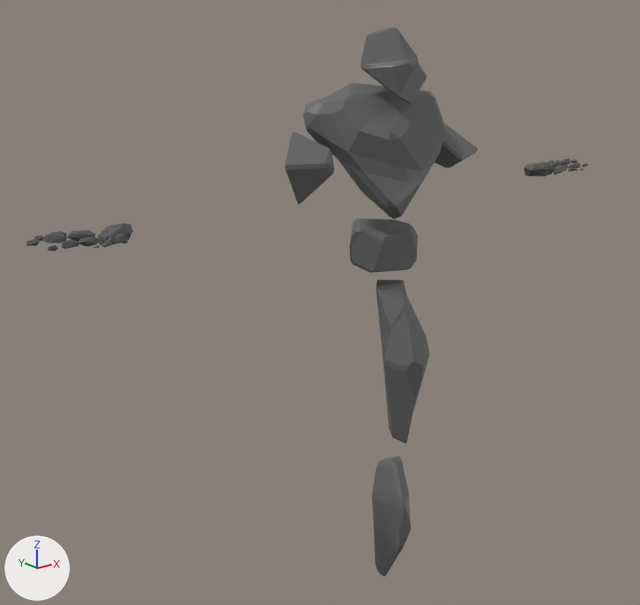
Two versions of the glTF model avatar/NPC_A_10.glb, one commit apart.
One viewpoint serves both versions: a camera (50 mm lens) standing at (-2.15, -2.41, 2.09) and looking at (-0.08, 0.18, 1.06). Arrows for +X, +Y and +Z are at lower left; the lights stay in place. Vertices at the same position are counted once.
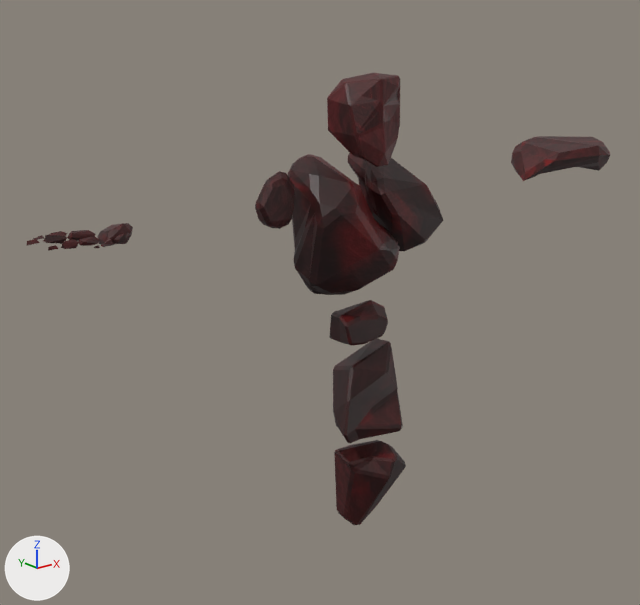
Where the change shows, as pixel boxes (x1, y1, x2, y2) in the pictures (640 x 605 px; the box of a moved part takes in the faces that stretch with it):
'Cube.103', deleted
    before: (303, 83, 446, 219)
'Vert.018', added
    after: (329, 300, 406, 525)
'Cube.129', added
    after: (288, 154, 400, 295)
'Cube.093', deleted
    before: (376, 280, 429, 444)
'Vert.015', added
    after: (327, 73, 400, 167)
'Cube.001', added
    after: (348, 153, 443, 251)
'Cube.100', deleted
    before: (372, 456, 411, 577)
'Cube.102', deleted
    before: (350, 218, 418, 273)
'Cube.098', deleted
    before: (285, 123, 478, 204)
'Cube.119', added (brown)
    after: (511, 136, 610, 181)
'Cube.105', deleted
    before: (361, 27, 427, 104)
'Cube.025', reshaped (81% narrower, 69% shorter)
    before: (26, 159, 588, 251)
    after: (27, 223, 133, 251)
'Vert.016', added (brown)
    after: (255, 171, 295, 229)
part 1 of me_cube_035, deleted
    before: (524, 159, 588, 176)
part 2 of me_cube_035, moved or reshaped
    before: (26, 223, 133, 251)
    after: (27, 223, 133, 249)
part 3 of me_cube_035, recoloured (grey to brown)
    both: (43, 224, 131, 250)

What the commit changed:
Picture '2K_Red_Color_1' (img_2k_red_color_1) is new.
Material 'Grey' (mat_grey) is new.
Its texture is img_2k_red_color_1.
Its metallic is 0.0455.
Its roughness is 0.482.
Material 'Grey.001' (mat_grey_001) is new.
Uses the picture img_2k_red_color_1.
me_cube_035 is used by ob_cube_025; location (0.0, 0.0, 0.0).
me_cube_035 had 284 vertices, 440 faces and spanned x -1.28..1.28, y -0.13..0.13, z 1.46..1.53.
me_cube_035 now has 142 vertices, 220 faces and spans x -1.27..-0.94, y -0.13..0.13, z 1.46..1.53.
me_cube_035 part 1: 16 loose pieces with 142 vertices, spanning x 0.94..1.28, y -0.13..0.13, z 1.46..1.53, are deleted.
Part 2, on me_cube_035:
47 vertices are removed from x -1.28..-0.94, y -0.13..0.09, z 1.46..1.52.
164 faces are deleted.
7 vertices move within x -1.27..-1.06, y -0.12..0.07, z 1.49..1.51.
47 vertices are added at x -1.27..-0.94, y -0.12..0.08, z 1.46..1.52.
164 new faces join them.
me_cube_035 part 3: 58 faces spanning x -1.27..-0.95, y -0.13..0.13, z 1.47..1.53 switch from mat_material_005 (dark grey #555555) to mat_grey (picture img_2k_red_color_1).
Mesh me_vert_018 is new.
It has 170 vertices, 328 faces and spans x -0.153..0.195, y -0.142..0.18, z 0.131..1.061.
It uses material mat_grey (picture img_2k_red_color_1).
Mesh me_vert_016 is new.
It has 55 vertices, 106 faces and spans x -0.394..-0.225, y 0.115..0.211, z 1.389..1.593.
It uses material mat_grey (picture img_2k_red_color_1).
Mesh me_vert_015 is new.
It has 92 vertices, 180 faces and spans x -0.125..0.108, y -0.09..0.122, z 1.61..1.931.
It uses material mat_grey_001.
Mesh me_cube_130 is new.
It has 119 vertices, 234 faces and spans x -0.231..0.177, y -0.058..0.296, z 1.094..1.633.
It uses material mat_grey (picture img_2k_red_color_1).
Mesh me_cube_120 is new.
It has 49 vertices, 94 faces and spans x 0.858..1.449, y -0.166..0.171, z 1.455..1.618.
It uses material mat_grey (picture img_2k_red_color_1).
Mesh me_cube_001 is new.
It has 108 vertices, 212 faces and spans x 0.002..0.401, y -0.064..0.291, z 1.231..1.65.
It uses material mat_grey (picture img_2k_red_color_1).
Object 'Cube.093' (ob_cube_093) is deleted.
Object 'Cube.098' (ob_cube_098) is deleted.
Object 'Cube.100' (ob_cube_100) is deleted.
Object 'Cube.102' (ob_cube_102) is deleted.
Object 'Cube.103' (ob_cube_103) is deleted.
Object 'Cube.105' (ob_cube_105) is deleted.
Object 'Vert.018' (ob_vert_018) is new; it shows me_vert_018.
Its location is (0.0, 0.0, 0.0).
Object 'Vert.016' (ob_vert_016) is new; it shows me_vert_016.
Its location is (0.0, 0.0, 0.0).
Object 'Vert.015' (ob_vert_015) is new; it shows me_vert_015.
Its location is (0.0, 0.0, 0.0).
Object 'Cube.129' (ob_cube_129) is new; it shows me_cube_130.
Its location is (0.0, 0.0, 0.0).
Object 'Cube.119' (ob_cube_119) is new; it shows me_cube_120.
Its location is (0.0, 0.0, 0.0).
Object 'Cube.001' (ob_cube_001) is new; it shows me_cube_001.
Its location is (0.0, 0.0, 0.0).
